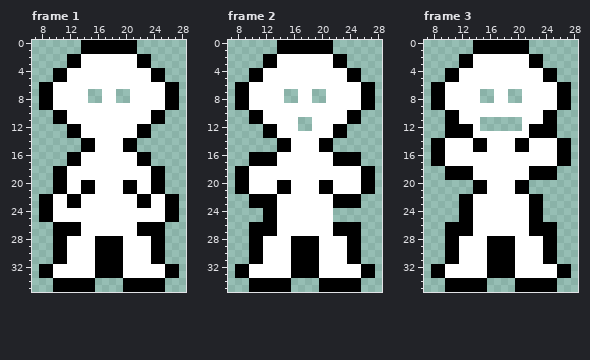
Two states of a pixel-art file, images/victims/twoup.aseprite. This is how it looked before the edit.
36x36 pixels, 4 frames. Shown: frame 1: x 7..28, y 0..35; frame 2: x 7..28, y 0..35; frame 3: x 7..28, y 0..35. The commit also changed other frames, which this record leaves out.
Now the later version:
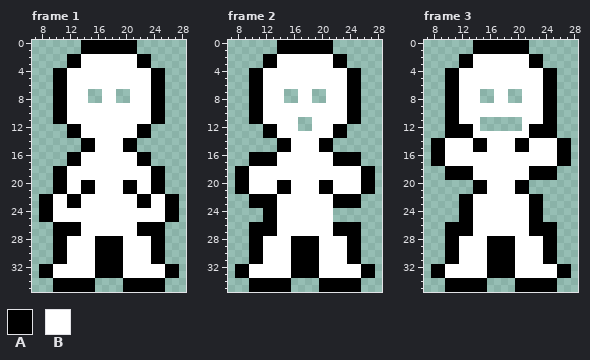
Palette (. is transparent): A #000000  B #ffffff
Difference:
Frame 1:
y 6..9: x 8..11 AABB -> ..AA; x 24..27 BBAA -> AA..
Frame 2: the same change as frame 1
Frame 3: the same change as frame 1
Changed places in both pictures, as pixel boxes (x1, y1, x2, y2):
changed: (39, 82, 67, 110)
changed: (151, 82, 179, 110)
changed: (235, 82, 263, 110)
changed: (347, 82, 375, 110)
changed: (431, 82, 459, 110)
changed: (543, 82, 571, 110)
